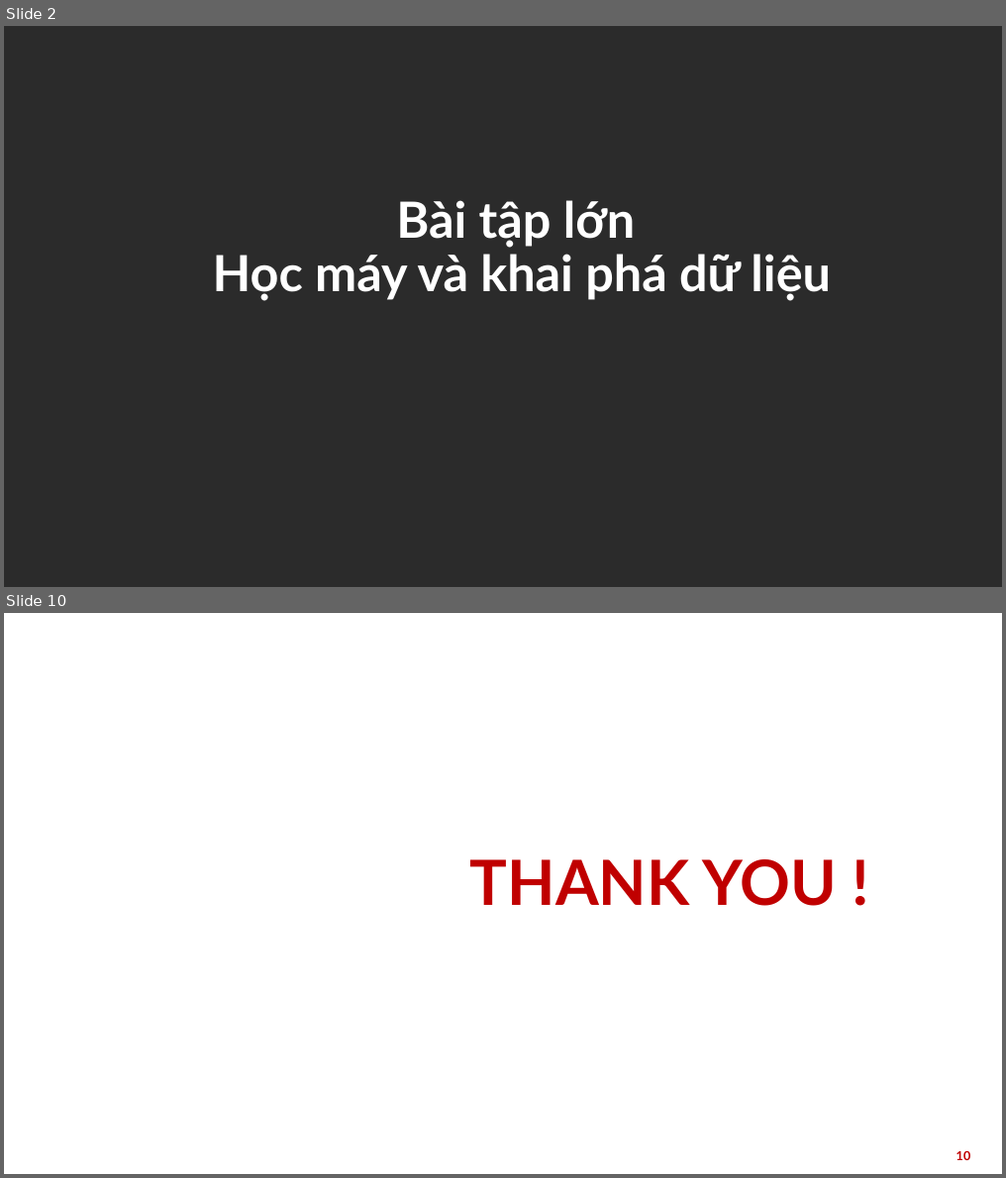
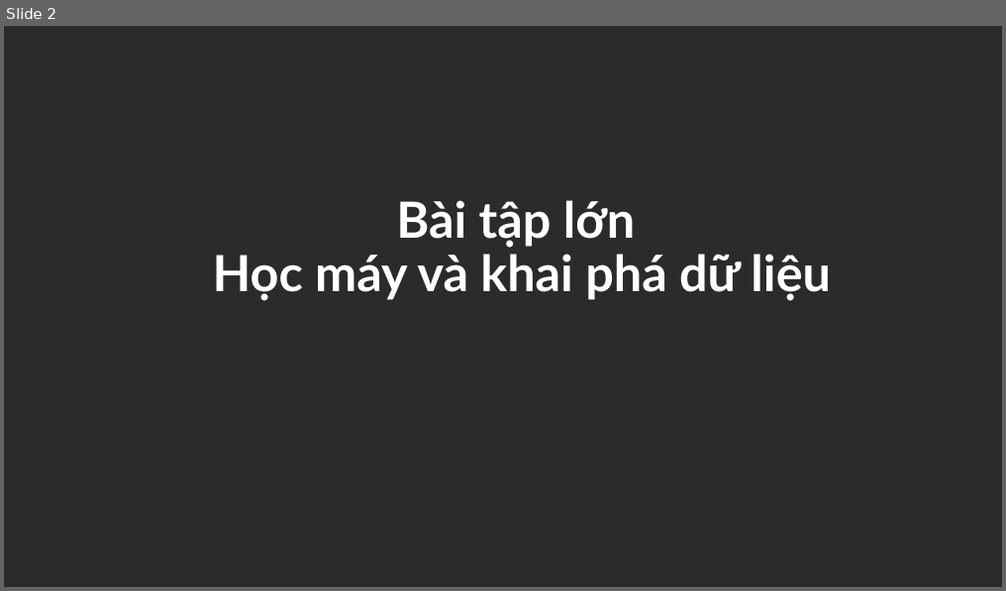
Before and after one commit to congdc00/object_detection, a slide deck: document/Thuyết trình.pptx. Shown one above the other, each under a label of ours: slides 2 and 10 before the commit, slide 2 after it; the slides between them are not shown. The pictures are 1006x1178 and 1006x591 pixels, drawn with LibreOffice and Linux fonts; fonts in the diff are those of the drawing; background and template pictures are left out; a plain dark background stands for a picture behind light text. Boxes give left, top, right and bottom in pixels: in the first picture for what was removed or moved away, otherwise in the second. Text is boxed around its words. In the diff, an @@ line names an element or a change of style, - is before the commit and + after.

```diff
--- a/document/Thuyết trình.pptx
+++ b/document/Thuyết trình.pptx
@@ slide 10 removed at <box>4,613,1002,1174</box>, background picture (left out) @@
@@ text removed at <box>470,860,837,906</box> @@
-THANK YOU !
@@ page number removed at <box>956,1151,971,1160</box> @@
-10
```
Also in this commit, not shown: 3 slides changed, 28 slides added, 4 other slides removed, 27 other files.
